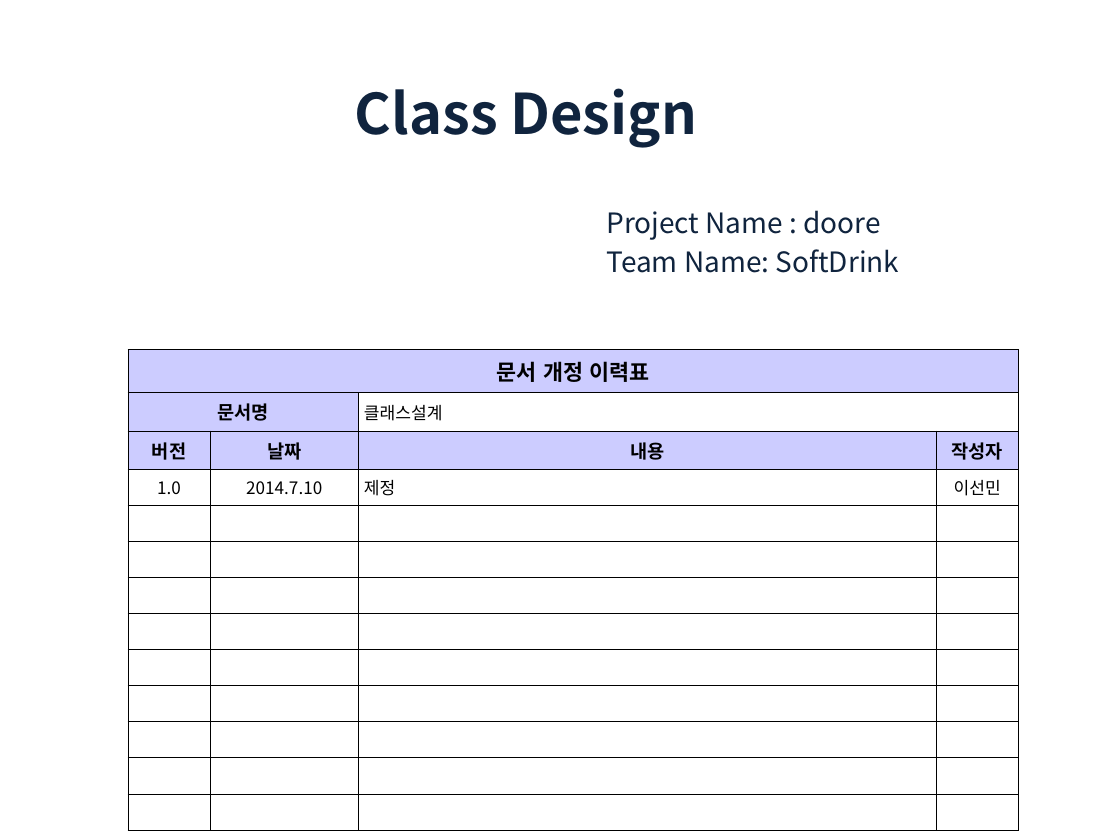
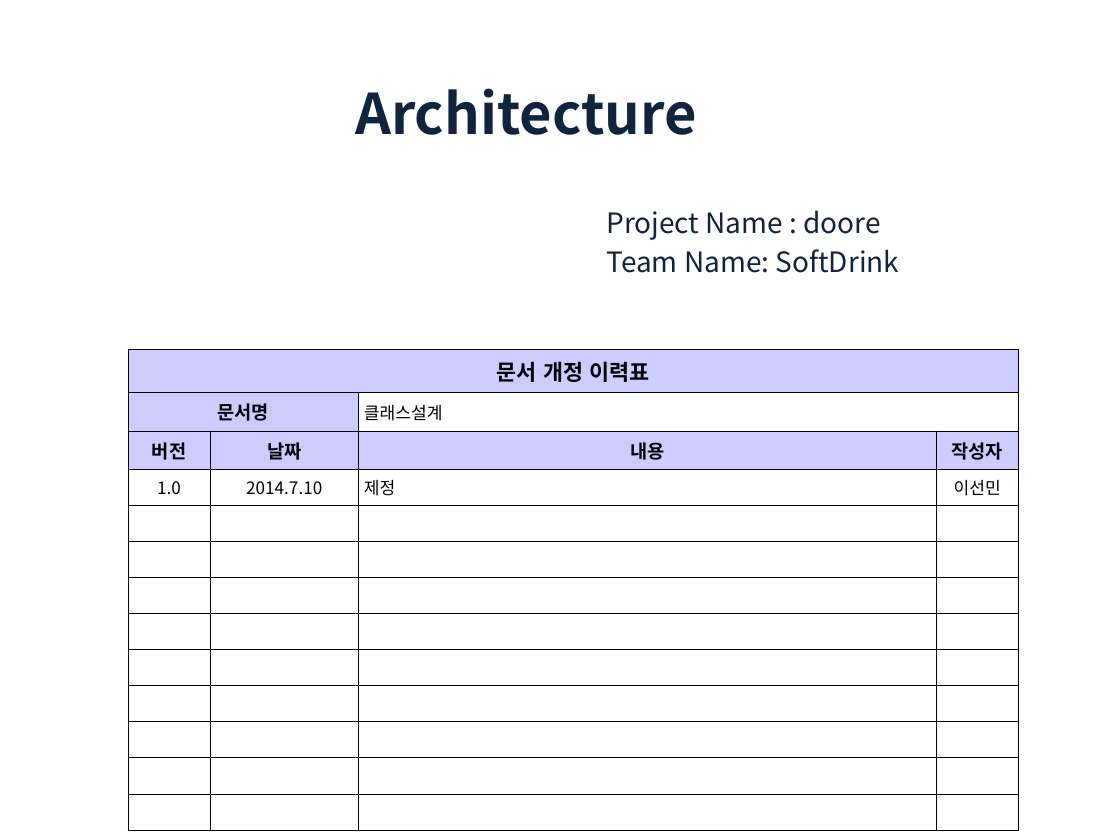
Before and after one commit to trajeta/doore, a slide deck: slide 1 of 3_설계/3. Class/1차/2140710_클래스설계 1차취합_이선민.pptx. Drawn at 1120x840 pixels with LibreOffice and Linux fonts; fonts in the diff are those of the drawing; background and template pictures are left out. Boxes give left, top, right and bottom in pixels: in the first picture for what was removed or moved away, otherwise in the second. Text is boxed around its words. In the diff, an @@ line names an element or a change of style, - is before the commit and + after.

```diff
--- a/3_설계/3. Class/1차/2140710_클래스설계 1차취합_이선민.pptx
+++ b/3_설계/3. Class/1차/2140710_클래스설계 1차취합_이선민.pptx
@@ title at (355,88,696,135): text changed @@
-Class Design
+Architecture
```
Also in this commit, not shown: 1 other file.
